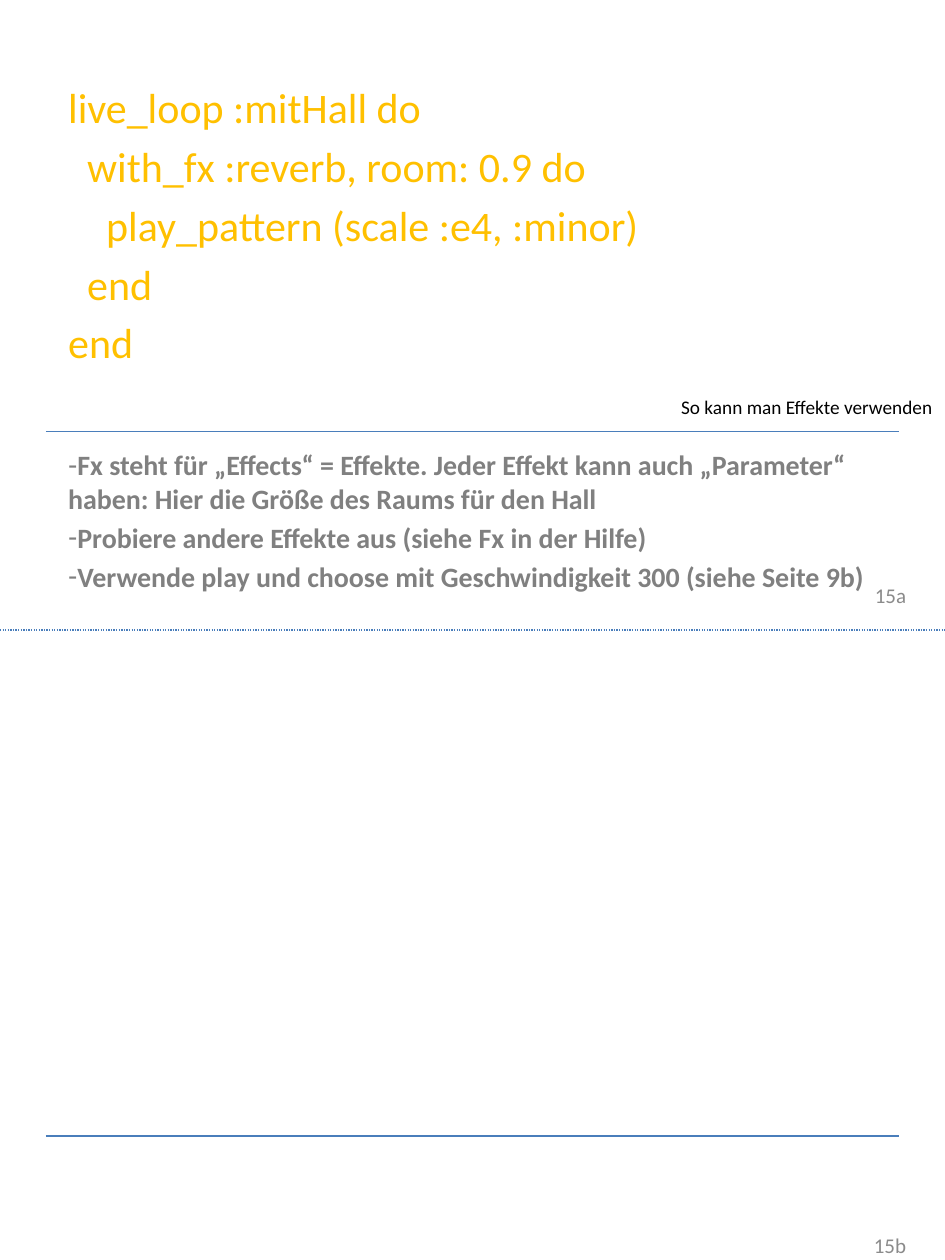
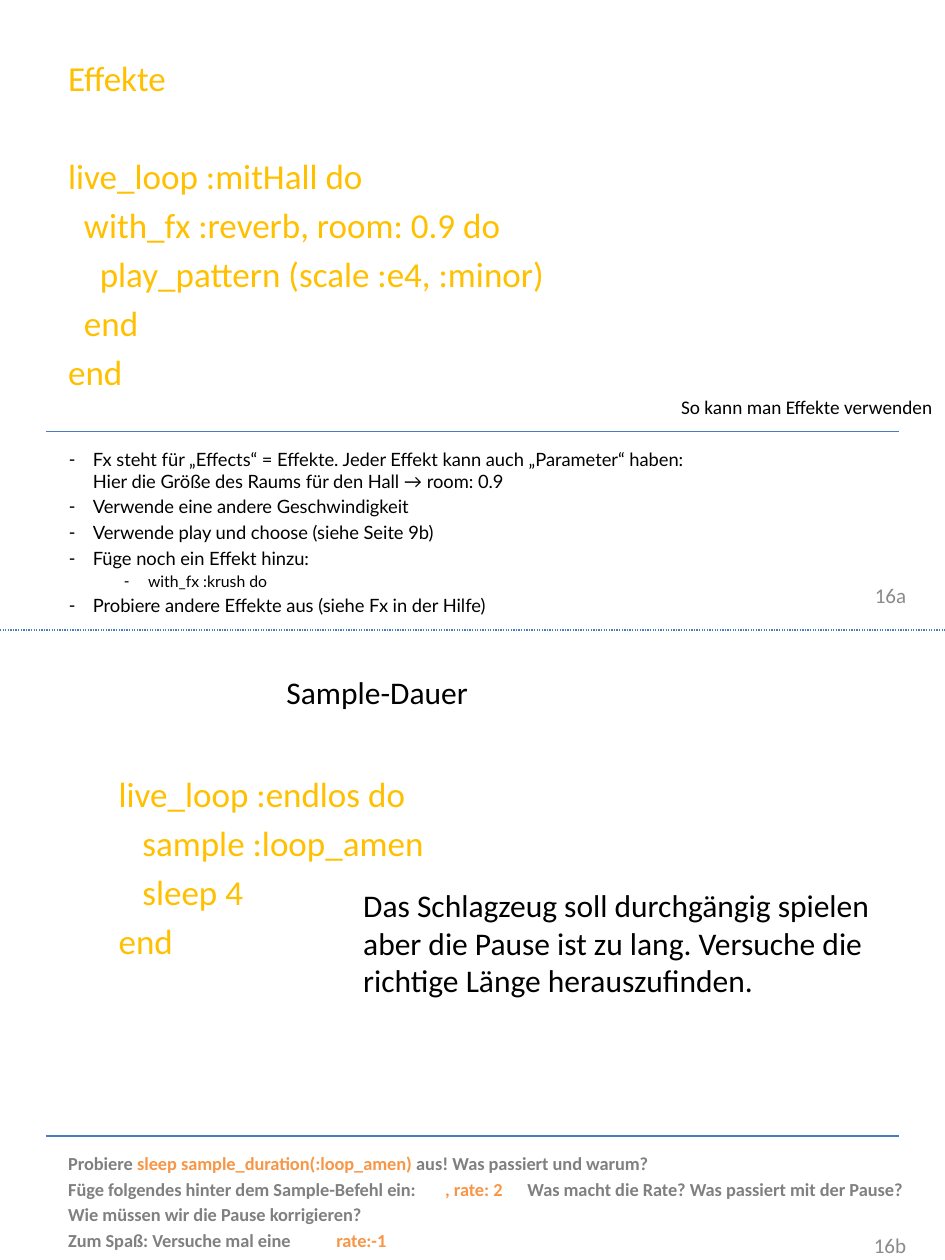
Before and after one commit to Devoxx4KidsDE/SonicPI, a slide deck: slide 16 of presentation/de/Sonic PI Workshop_de.pptx (slide 15 before the commit). Drawn at 945x1260 pixels with LibreOffice and Linux fonts; fonts in the diff are those of the drawing; background and template pictures are left out. Boxes give left, top, right and bottom in pixels: in the first picture for what was removed or moved away, otherwise in the second. Text is boxed around its words. In the diff, an @@ line names an element or a change of style, - is before the commit and + after.

```diff
--- a/presentation/de/Sonic PI Workshop_de.pptx
+++ b/presentation/de/Sonic PI Workshop_de.pptx
@@ text "Effekte": place and size @@
-text "Effekte" at <box>68,93,638,359</box>
+text "Effekte" at <box>68,66,544,386</box>
@@ text at <box>68,66,166,92</box>: paragraph added @@
+Effekte
@@ text at <box>68,164,544,386</box>: size 24 to 20 pt @@
@@ text at <box>93,452,683,590</box>: text changed; size 16 to 10.5 pt; font Calibri to Lato; text colour #808080 to #000000; bold off @@
-– Fx steht für „Effects“ = Effekte. Jeder Effekt kann auch „Parameter“ haben: Hier die Größe des Raums für den Hall
+– Fx steht für „Effects“ = Effekte. Jeder Effekt kann auch „Parameter“ haben:
+  Hier die Größe des Raums für den Hall → room: 0.9
+– Verwende eine andere Geschwindigkeit
+– Verwende play und choose (siehe Seite 9b)
+– Füge noch ein Effekt hinzu:
+    – with_fx :krush do
@@ text at <box>77,566,864,592</box>: paragraph removed @@
-– Verwende play und choose mit Geschwindigkeit 300 (siehe Seite 9b)
@@ text at <box>93,598,486,615</box>: size 16 to 10.5 pt, font Calibri to Lato, text colour #808080 to #000000, bold off in "Probiere andere Effekte aus (siehe Fx in ..."; list level 1 to 2 in "Probiere andere Effekte aus (siehe ..." @@
@@ page number at <box>875,589,906,603</box>: text changed @@
-15a
+16a
@@ text added at <box>286,682,467,709</box>, 18 pt, text #000000 @@
+Sample-Dauer
@@ text added at <box>119,782,424,955</box>, 20 pt, text #FFC000 @@
+live_loop :endlos do
+sample :loop_amen
+sleep 4
+end
@@ text added at <box>363,895,869,998</box>, 18 pt, text #000000 @@
+Das Schlagzeug soll durchgängig spielen
+aber die Pause ist zu lang. Versuche die
+richtige Länge herauszufinden.
@@ text added at <box>68,1156,902,1250</box>, 10.5 pt, text #808080, bold @@
+Probiere sleep sample_duration(:loop_amen) aus! Was passiert und warum?
+Füge folgendes hinter dem Sample-Befehl ein: , rate: 2 Was macht die Rate? Was passiert mit der Pause?
+Wie müssen wir die Pause korrigieren?
+Zum Spaß: Versuche mal eine rate:-1
@@ page number at <box>874,1238,906,1253</box>: text changed @@
-15b
+16b
```
Also in this commit, not shown: 1 other slide changed, 1 slide added.
